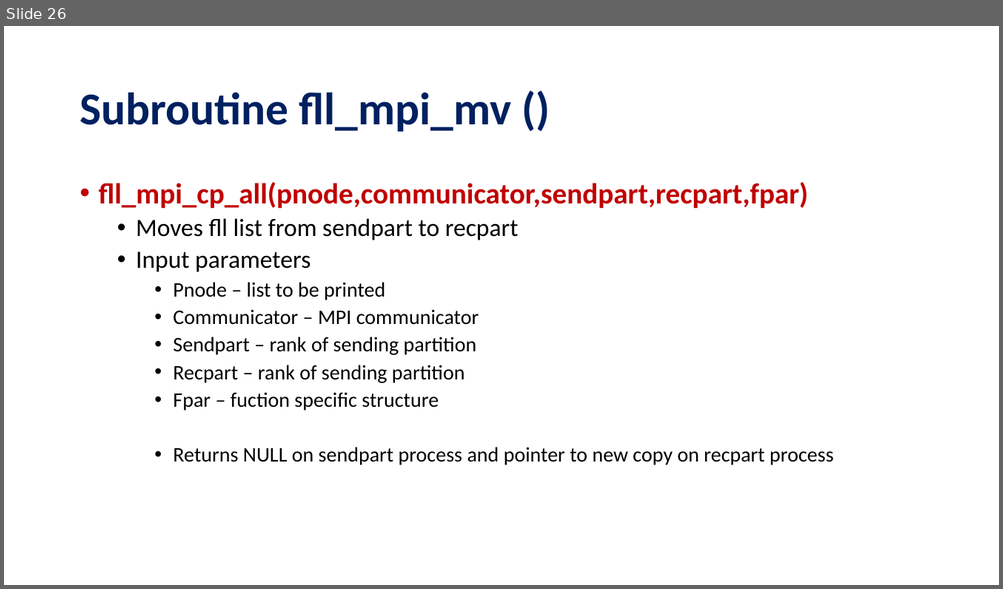
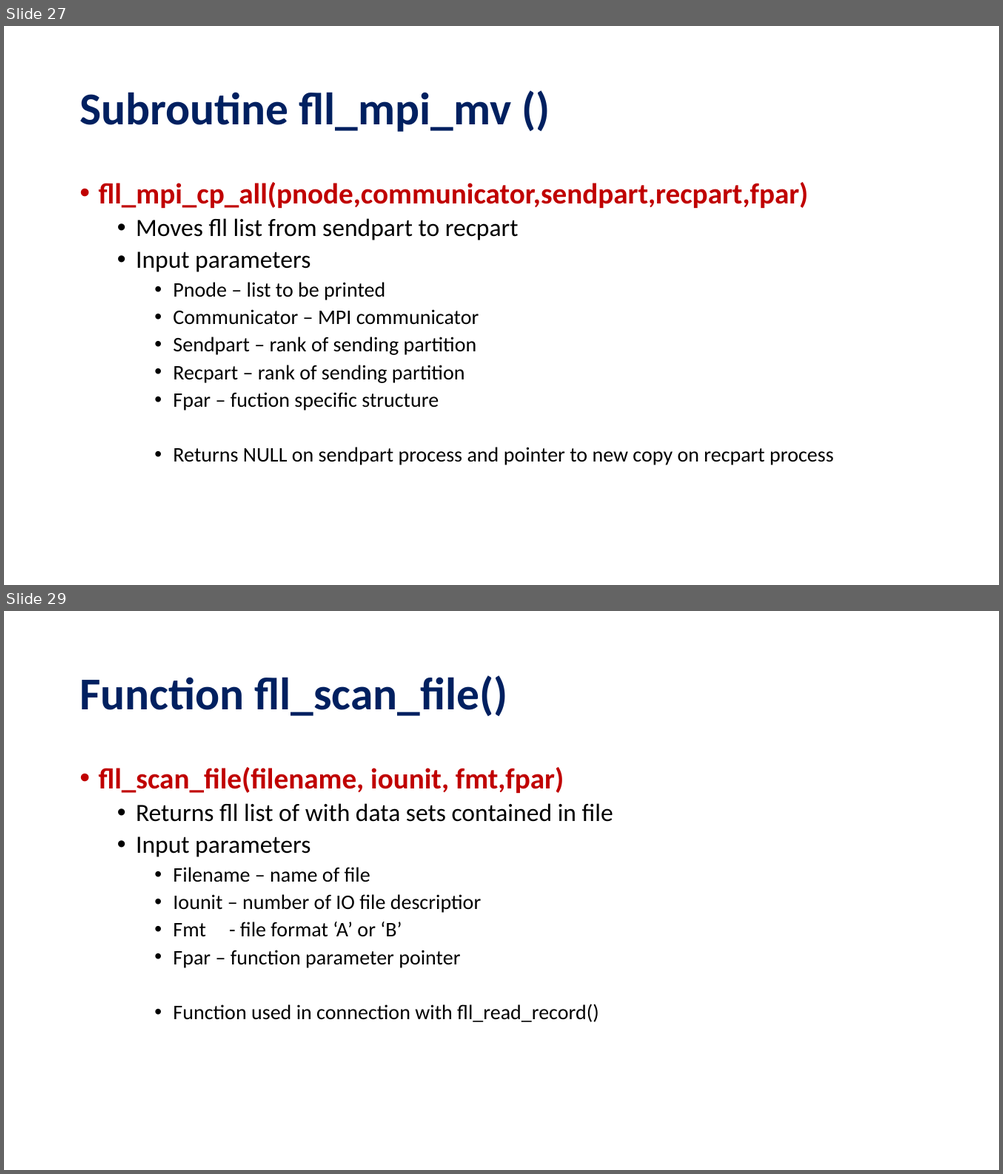
Before and after one commit to ZedThree/fort_depend.py, a slide deck: fll–FortranLinkedListLibrary.pptx. Shown one above the other, each under a label of ours: slide 26 before the commit, slides 27 and 29 after it; the slides between them are not shown. The pictures are 1003x589 and 1003x1174 pixels, drawn with LibreOffice and Linux fonts; fonts in the diff are those of the drawing. Boxes give left, top, right and bottom in pixels: in the first picture for what was removed or moved away, otherwise in the second. Text is boxed around its words. In the diff, an @@ line names an element or a change of style, - is before the commit and + after.

```diff
--- a/fll–FortranLinkedListLibrary.pptx
+++ b/fll–FortranLinkedListLibrary.pptx
@@ slide 29 added at bbox=[4, 611, 999, 1170], background #FFFFFF @@
@@ title added at bbox=[79, 675, 507, 716], 44 pt, text #002060, bold @@
+Function fll_scan_file()
@@ text added at bbox=[99, 767, 613, 1022], 20 pt, text #000000 @@
+• fll_scan_file(filename, iounit, fmt,fpar)
+  • Returns fll list of with data sets contained in file
+  • Input parameters
+    • Filename – name of file
+    • Iounit – number of IO file descriptior
+    • Fmt - file format ‘A’ or ‘B’
+    • Fpar – function parameter pointer
+    • Function used in connection with fll_read_record()
@@ what was slide 26 is now slide 27 @@
```
Also in this commit, not shown: 2 slides changed, 8 other slides added, 1 other file.
